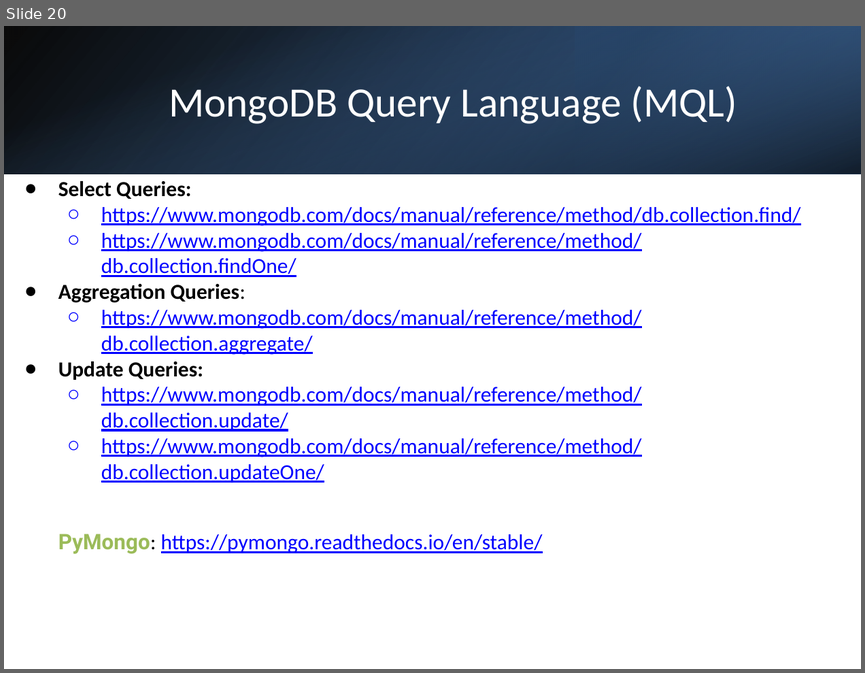
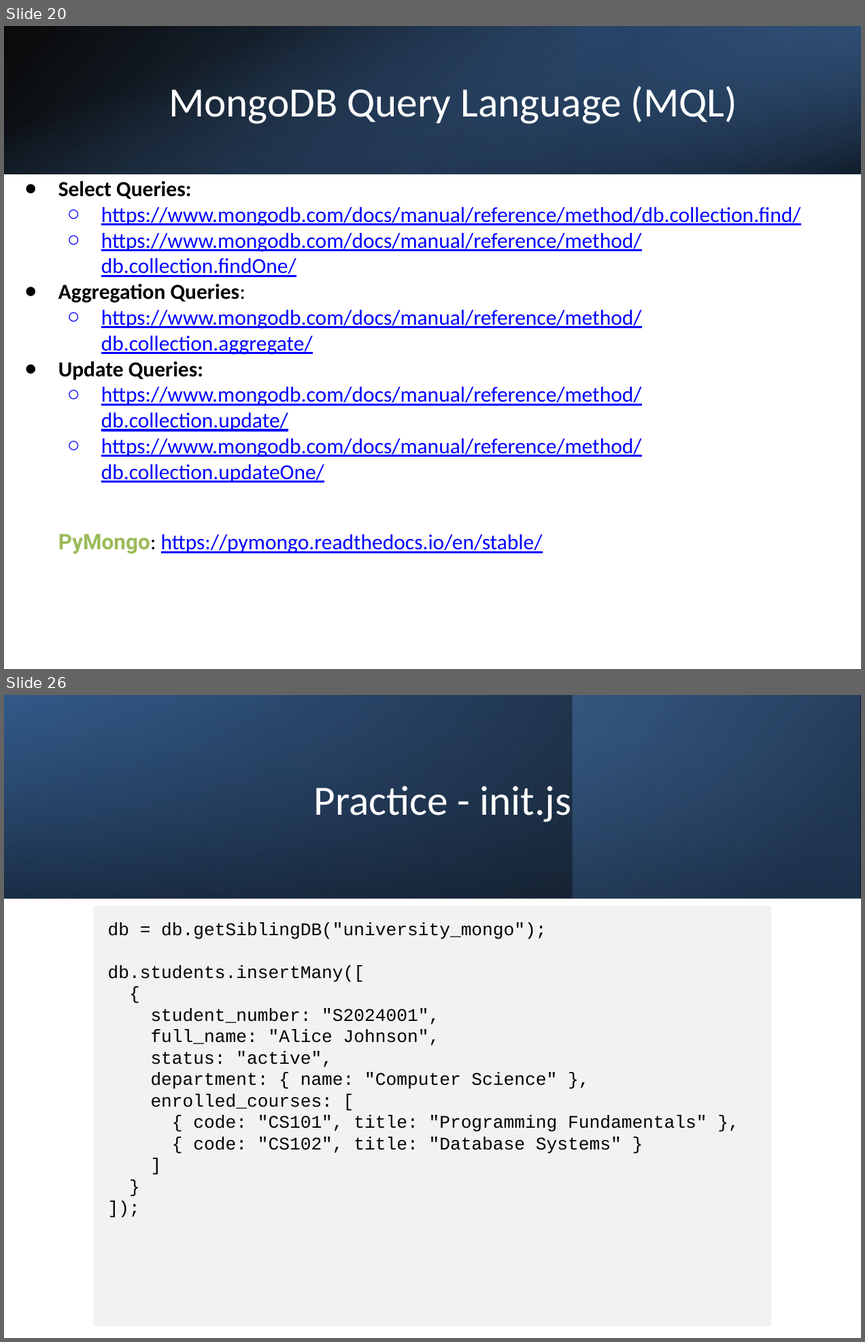
Before and after one commit to tgvp/Data-Eng, a slide deck: rsc/4-NoSQL.pptx. Shown one above the other, each under a label of ours: slide 20 before the commit, slides 20 and 26 after it; the slides between them are not shown. The pictures are 865x673 and 865x1342 pixels, drawn with LibreOffice and Linux fonts; fonts in the diff are those of the drawing. Boxes give left, top, right and bottom in pixels: in the first picture for what was removed or moved away, otherwise in the second. Text is boxed around its words. In the diff, an @@ line names an element or a change of style, - is before the commit and + after.

```diff
--- a/rsc/4-NoSQL.pptx
+++ b/rsc/4-NoSQL.pptx
@@ slide 26 added at [4,695,861,1338], background #FFFFFF @@
@@ rectangle added at [4,695,861,898], fill gradient #000000 to #376092 @@
@@ rectangle added at [4,696,860,898], fill gradient #376092 to #000000 @@
@@ rectangle added at [572,695,860,898], fill gradient #254061 to #4F81BD @@
@@ title added at [313,785,571,822], 35 pt, text #FFFFFF @@
+Practice - init.js
@@ rectangle added at [93,906,771,1327], fill #F2F2F2, 15 pt, text #000000 @@
+db = db.getSiblingDB("university_mongo");
+db.students.insertMany([
+{
+student_number: "S2024001",
+full_name: "Alice Johnson",
+status: "active",
+department: { name: "Computer Science" },
+enrolled_courses: [
+{ code: "CS101", title: "Programming Fundamentals" },
+{ code: "CS102", title: "Database Systems" }
+]
+}
+]);
```
Also in this commit, not shown: 13 other slides added.
